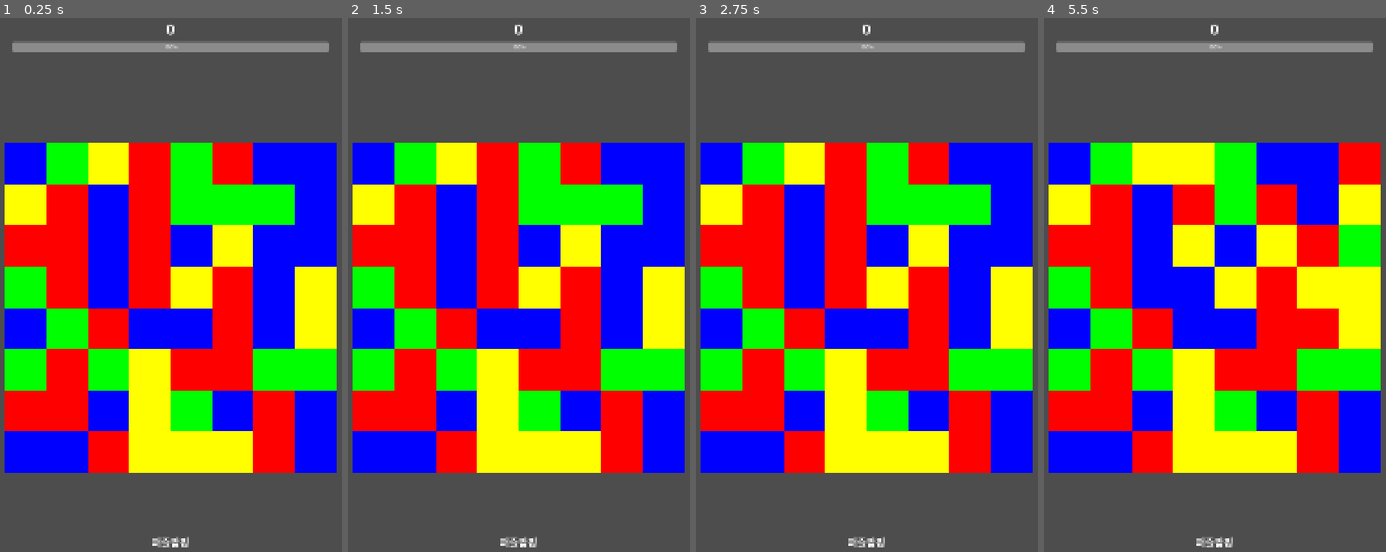
Above: before the commit, frames 1-4 (left to right).
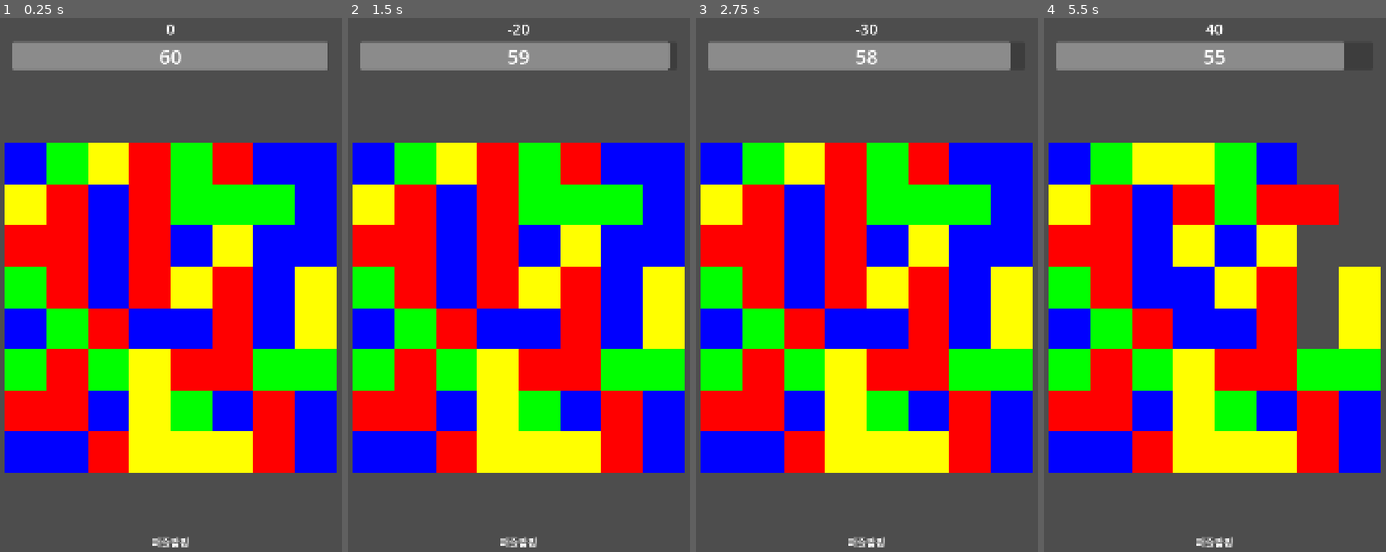
Above: after the commit, the same moments.

Repository: parkh1010/godot-first-project
Game: Godot game, scene res://Main.tscn
Two runs of this game, one before a commit and one after it. Both use one fixed random seed, a clock stepped at 60 frames per second and the inputs below.
Inputs (mouse positions are in pixels of both pictures, inside the frame that each line leads up to):
- Up to frame 1 (0.25 s): no input
- Up to frame 2 (1.5 s): tap Enter at 0.5 s; move the mouse to (375, 162) at 0.52 s; click (375, 162) at 0.67 s; tap Space at 1.25 s; move the mouse to (416, 162) at 1.27 s; click (416, 162) at 1.42 s
- Up to frame 3 (2.75 s): tap Enter at 2 s; move the mouse to (805, 162) at 2.02 s; click (805, 162) at 2.17 s
- Up to frame 4 (5.5 s): tap Space at 2.75 s; move the mouse to (1194, 162) at 2.77 s; click (1194, 162) at 2.92 s; tap Enter at 3.5 s; move the mouse to (1235, 162) at 3.52 s; click (1235, 162) at 3.67 s; move the mouse to (1276, 204) at 4.27 s; click (1276, 204) at 4.42 s; move the mouse to (1317, 204) at 5.02 s; click (1317, 204) at 5.17 s

The runs differ from the first frame. In frame 1, 3.2% of the frame differs, in the area x 3-97%, y 4-10%; in frame 2, 3.2%; in frame 3, 3.2%; in frame 4, 11%, in the area x 3-99%, y 1-62%.

Commit message:
기본베이스 완료

Diff:
--- a/Main.tscn
+++ b/Main.tscn
@@ -2,6 +2,14 @@
 
 [ext_resource type="Script" uid="uid://seon6pvi6hg1" path="res://Main.gd" id="1"]
 [ext_resource type="Script" uid="uid://dya0bv03w4nqr" path="res://scripts/grid.gd" id="2"]
+
+[sub_resource type="Animation" id="Animation_uu6xs"]
+resource_name = "팝핑"
+
+[sub_resource type="AnimationLibrary" id="AnimationLibrary_r0du0"]
+_data = {
+&"팝핑": SubResource("Animation_uu6xs")
+}
 
 [node name="Main" type="Node2D" unique_id=296172425]
 position = Vector2(0, 90)
@@ -24,13 +32,26 @@
 metadata/_edit_use_anchors_ = true
 
 [node name="TimerBar" type="ProgressBar" parent="UI" unique_id=739493312]
+anchors_preset = -1
+anchor_bottom = 0.0296875
 offset_left = 40.0
 offset_top = 210.0
 offset_right = 1040.0
 offset_bottom = 240.0
 max_value = 60.0
 value = 60.0
+show_percentage = false
 metadata/_edit_use_anchors_ = true
+
+[node name="TimerLabel" type="Label" parent="UI" unique_id=1151577288]
+offset_left = 40.0
+offset_top = 210.0
+offset_right = 1040.0
+offset_bottom = 302.0
+theme_override_font_sizes/font_size = 63
+text = "60"
+horizontal_alignment = 1
+vertical_alignment = 1
 
 [node name="BottomLabel" type="Label" parent="UI" unique_id=677157368]
 offset_top = 1761.0
@@ -40,3 +61,6 @@
 text = "퍼즐팝핑"
 horizontal_alignment = 1
 vertical_alignment = 1
+
+[node name="AnimationPlayer" type="AnimationPlayer" parent="." unique_id=1029516934]
+libraries/ = SubResource("AnimationLibrary_r0du0")
--- a/scenes/Block.tscn
+++ b/scenes/Block.tscn
@@ -1,18 +1,82 @@
-[gd_scene load_steps=3 format=3]
+[gd_scene format=3 uid="uid://gdufvxia5lib"]
 
-[ext_resource type="Script" path="res://scripts/block.gd" id="1"]
+[ext_resource type="Script" uid="uid://bdoo7tilohydj" path="res://scripts/block.gd" id="1"]
 
 [sub_resource type="RectangleShape2D" id="RectangleShape2D_1"]
 size = Vector2(130, 130)
 
-[node name="Block" type="Area2D"]
+[sub_resource type="Animation" id="Animation_01uos"]
+length = 0.001
+tracks/0/type = "value"
+tracks/0/imported = false
+tracks/0/enabled = true
+tracks/0/path = NodePath("ColorRect:scale")
+tracks/0/interp = 1
+tracks/0/loop_wrap = true
+tracks/0/keys = {
+"times": PackedFloat32Array(0),
+"transitions": PackedFloat32Array(1),
+"update": 0,
+"values": [Vector2(1, 1)]
+}
+tracks/1/type = "value"
+tracks/1/imported = false
+tracks/1/enabled = true
+tracks/1/path = NodePath("ColorRect:modulate")
+tracks/1/interp = 1
+tracks/1/loop_wrap = true
+tracks/1/keys = {
+"times": PackedFloat32Array(0),
+"transitions": PackedFloat32Array(1),
+"update": 0,
+"values": [Color(1, 1, 1, 1)]
+}
+
+[sub_resource type="Animation" id="Animation_bwmav"]
+resource_name = "pop"
+length = 0.25
+tracks/0/type = "value"
+tracks/0/imported = false
+tracks/0/enabled = true
+tracks/0/path = NodePath("ColorRect:scale")
+tracks/0/interp = 1
+tracks/0/loop_wrap = true
+tracks/0/keys = {
+"times": PackedFloat32Array(0, 0.01, 0.1, 0.25),
+"transitions": PackedFloat32Array(1, 1, 1, 1),
+"update": 0,
+"values": [Vector2(1, 1), Vector2(1, 1), Vector2(1.3, 1.3), Vector2(1e-05, 1e-05)]
+}
+tracks/1/type = "value"
+tracks/1/imported = false
+tracks/1/enabled = true
+tracks/1/path = NodePath("ColorRect:modulate")
+tracks/1/interp = 1
+tracks/1/loop_wrap = true
+tracks/1/keys = {
+"times": PackedFloat32Array(0, 0.1, 0.25),
+"transitions": PackedFloat32Array(1, 1, 1),
+"update": 0,
+"values": [Color(1, 1, 1, 1), Color(1, 1, 1, 1), Color(1, 1, 1, 0)]
+}
+
+[sub_resource type="AnimationLibrary" id="AnimationLibrary_wtxr1"]
+_data = {
+&"RESET": SubResource("Animation_01uos"),
+&"pop": SubResource("Animation_bwmav")
+}
+
+[node name="Block" type="Area2D" unique_id=205683765]
 script = ExtResource("1")
 
-[node name="ColorRect" type="ColorRect" parent="."]
+[node name="ColorRect" type="ColorRect" parent="." unique_id=393512706]
 offset_right = 130.0
 offset_bottom = 130.0
 mouse_filter = 2
 
-[node name="CollisionShape2D" type="CollisionShape2D" parent="."]
+[node name="CollisionShape2D" type="CollisionShape2D" parent="." unique_id=1126689134]
 position = Vector2(65, 65)
 shape = SubResource("RectangleShape2D_1")
+
+[node name="AnimationPlayer" type="AnimationPlayer" parent="." unique_id=1557496168]
+libraries/ = SubResource("AnimationLibrary_wtxr1")
--- a/scripts/block.gd
+++ b/scripts/block.gd
@@ -11,6 +11,10 @@
 	$ColorRect.color = block_color
 	input_pickable = true
 
+func play_pop_animation() -> void:
+	$AnimationPlayer.play("pop")
+	await $AnimationPlayer.animation_finished
+
 func _input_event(viewport: Viewport, event: InputEvent, shape_idx: int) -> void:
 	var is_mouse_click = event is InputEventMouseButton and event.pressed and event.button_index == MOUSE_BUTTON_LEFT
 	var is_touch = event is InputEventScreenTouch and event.pressed
--- a/scripts/grid.gd
+++ b/scripts/grid.gd
@@ -12,6 +12,10 @@
 
 var grid_data = []
 var block_nodes = []
+var score = 0
+var time_left = 60.0
+var game_over = false
+var processing_click: bool = false
 
 const BlockScene = preload("res://scenes/Block.tscn")
 
@@ -24,6 +28,17 @@
 
 	_fill_grid_data()
 	_spawn_blocks()
+
+func _process(delta: float) -> void:
+	if not game_over:
+		time_left -= delta
+		if time_left <= 0:
+			time_left = 0
+			game_over = true
+			print("게임 종료! 최종 점수: ", score)
+
+	get_node("../UI/TimerBar").value = time_left
+	get_node("../UI/TimerLabel").text = str(int(ceil(time_left)))
 
 func _fill_grid_data() -> void:
 	grid_data = []
@@ -50,24 +65,46 @@
 		block_nodes.append(row_nodes)
 
 func _on_block_clicked(block) -> void:
+	if game_over:
+		return
 	var connected = _find_connected_blocks(block.row, block.column)
 	if connected.size() < 3:
-		print("3개 미만이라 무시됨")
+		score -= 10
+		get_node("../UI/ScoreLabel").text = str(score)
+		print("3개 미만 클릭 - 10점 감점, 현재 점수: ", score)
 		return
+
+	processing_click = true
 
 	for coord in connected:
 		var r = coord[0]
 		var c = coord[1]
+		if block_nodes[r][c] == null:
+			continue
+		block_nodes[r][c].play_pop_animation()
+	await get_tree().create_timer(0.25).timeout
+
+	for coord in connected:
+		var r = coord[0]
+		var c = coord[1]
+		if block_nodes[r][c] == null:
+			continue
 		block_nodes[r][c].queue_free()
 		block_nodes[r][c] = null
 		grid_data[r][c] = -1
 
-	_apply_gravity()
+	await _apply_gravity()
 	_refill_empty_cells()
+
+	score += connected.size() * 10
+	get_node("../UI/ScoreLabel").text = str(score)
 
 	print(connected.size(), "개 제거됨")
 
+	processing_click = false
+
 func _apply_gravity() -> void:
+	var tweens = []
 	for column in range(COLUMNS):
 		var write_row = ROWS - 1
 		for row in range(ROWS - 1, -1, -1):
@@ -81,8 +118,17 @@
 				block_nodes[write_row][column] = block
 				block_nodes[row][column] = null
 				block.row = write_row
-				block.position = Vector2(column * CELL_SIZE, write_row * CELL_SIZE)
+
+				var target_position = Vector2(column * CELL_SIZE, write_row * CELL_SIZE)
+				var tween = create_tween()
+				tween.set_ease(Tween.EASE_OUT)
+				tween.set_trans(Tween.TRANS_QUAD)
+				tween.tween_property(block, "position", target_position, 0.5)
+				tweens.append(tween)
 			write_row -= 1
+
+	for tween in tweens:
+		await tween.finished
 
 func _refill_empty_cells() -> void:
 	for row in range(ROWS):
